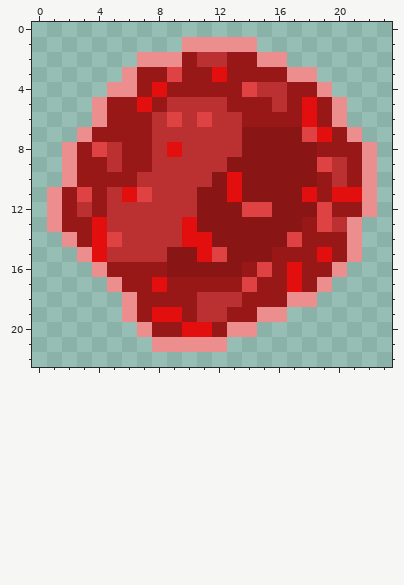
Pixel-art sprite, stored at images/enemyproj-sheet0.png. Above is the file before it was changed.
The file is 24x23 pixels. Colours within 5 levels of each other are drawn and written as one.
The same view after the edit:
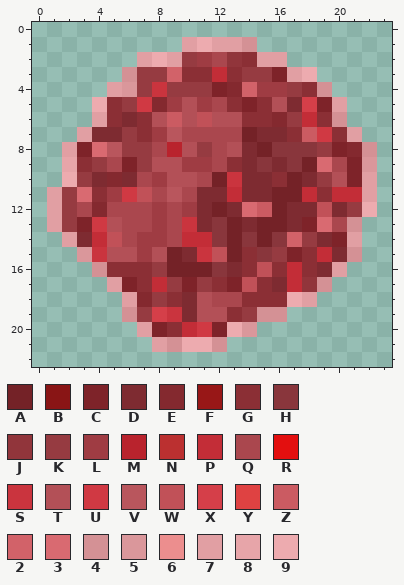
Palette (. is transparent): A #742227  B #891515  C #7e2329  D #7e2b31  E #84292f  F #981717  G #8b2f35  H #89363c  J #91353b  K #963b41  L #9f3c43  M #b9232d  N #bb3030  P #c32d37  Q #aa474e  R #e30f0f  S #ca343e  T #b35057  U #d03943  V #b9565d  W #c15158  X #d53f49  Y #df4242  Z #cb5b62  2 #d26269  3 #d96a71  4 #d49195  5 #da979b  6 #ec8e8e  7 #e19fa3  8 #e7a5a9  9 #edabaf
The exact change:
Changed rows in their new state; - is an unchanged pixel.
first column x 1:
 1 ---------79774--------
 2 ------797KLQJG77------
 3 -----4KK2GGPGKKC79----
 4 ----75KSKKKCE2LLKG4---
 5 ---9GKUELTLQGCGTDXC7--
 6 ---7GDGTZTWTTGGEKPG4--
 7 --7DDKGLVQQQQADDGZUG7-
 8 -7C3VKKQMTKQTDAHHHKCE4
 9 -8GKQCKTTLLQGDHDHA3QC5
10 -9KDEDQLTTQASDDGADKTC7
11 7K3GLUWQVQDDPDDAAPGPP7
12 7KQEQQQLQLDAD3ZADDWDK9
13 7KCUTQQLQSDHADAADC3Q4-
14 -7DPWQLLQPPHAHAH2KDC7-
15 --5STTLTADSWAGHKCGPD4-
16 ---4GGGKAAAHDGWGPGD7--
17 ----7CGPKCKGCWGDPJ4---
18 -----7EKGDTQQGGG97----
19 -----4KXSDTTGK44------
20 ------7CGPUC95--------
21 -------74994----------
Where, in picture pixels (left, top, right, bottom), the same in both pictures:
changed: (47, 37, 377, 352)
